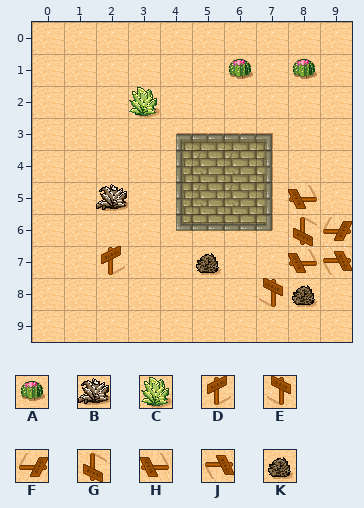
An edit to a level. Tiled map (JSON), src/main/resources/tilemaps/test.json. That is the earlier state.
Cells are 32x32 px. Shown: x 0..9, y 0..9.
Key: from "tmw_desert_spacing": A 30 "cactus", B 38, C 39, D 45, E 45 flipped left-right, F 45 flipped on the other diagonal, G 45 flipped up-down, H 45 turned 270, J 45 turned 90, K 46.
_ is an empty cell.
Layers that did not change in this view are not listed.
Layer "Foreground" before, first column x 0:
 0 __________
 1 ______A_A_
 2 ___C______
 3 __________
 4 __________
 5 __B_____H_
 6 ________GF
 7 __D__K__HJ
 8 _______EK_
 9 __________
New version:
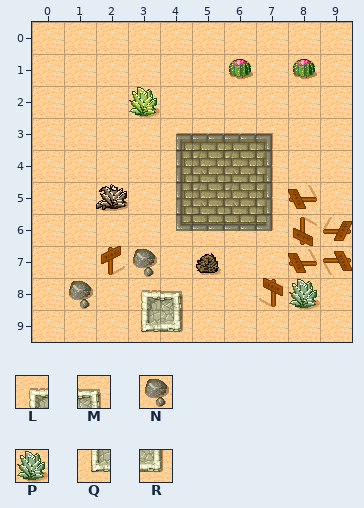
Further tiles: from "tmw_desert_spacing": L 24, M 26, N 31, P 37, Q 40, R 42.
Changes in this commit:
Layer "Foreground":
There is now tile L in row 8 at x 3.
There is now tile M in row 8 at x 4.
There is now tile N in row 7 at x 3; in row 8 at x 1.
The edit turns tile K into tile P in row 8 at x 8.
There is now tile Q in row 9 at x 3.
There is now tile R in row 9 at x 4.
Pixel boxes of the changes (left, top, right, bottom) in both pictures:
added: (133, 249, 183, 332)
added: (69, 281, 93, 309)
changed: (289, 279, 320, 310)
